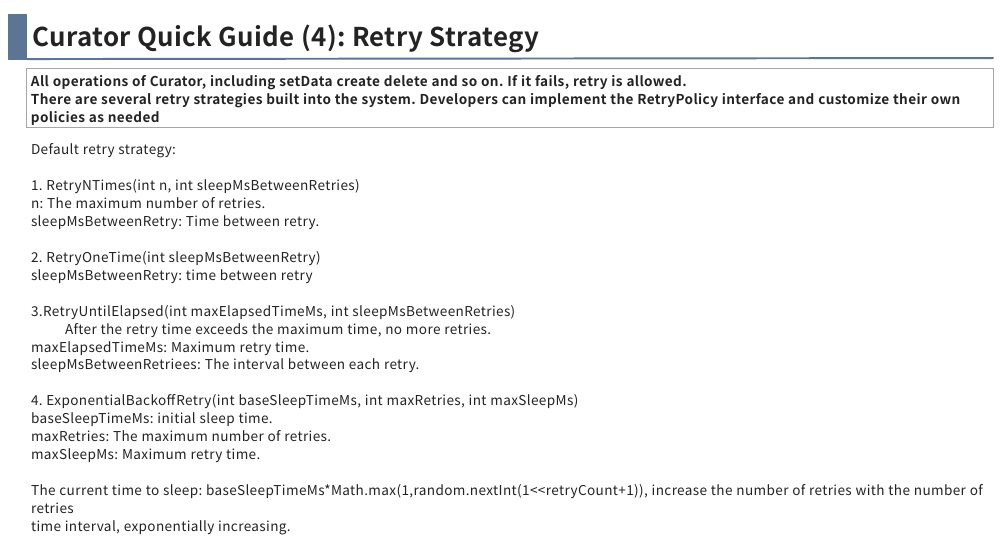
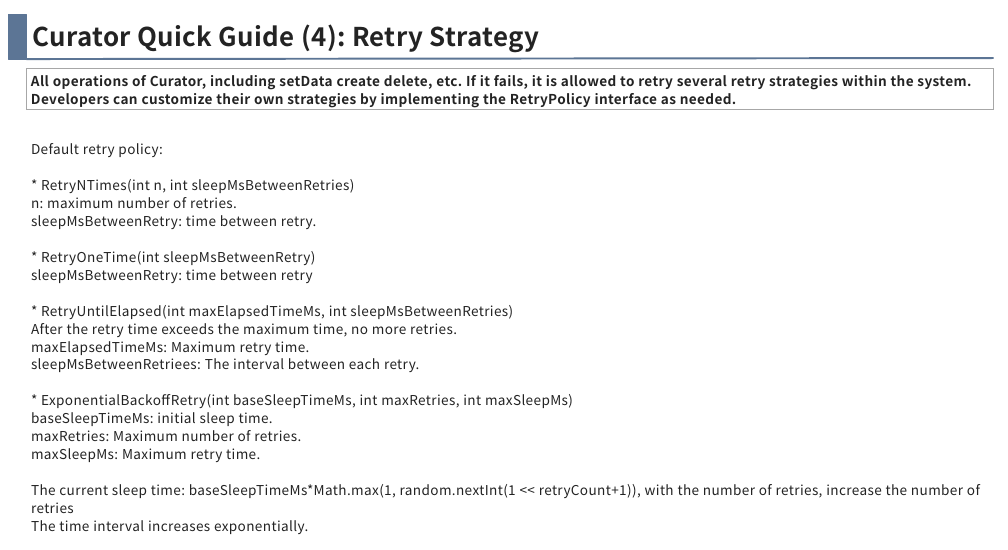
Before and after one commit to anigkus/anigkus.github.io, a slide deck: slide 12 of docs/assets/images/curator-internal-implementation-mechanism/Curator internal implementation mechanism-Anigkus.pptx. Drawn at 1008x550 pixels with LibreOffice and Linux fonts; fonts in the diff are those of the drawing. Boxes give left, top, right and bottom in pixels: in the first picture for what was removed or moved away, otherwise in the second. Text is boxed around its words. In the diff, an @@ line names an element or a change of style, - is before the commit and + after.

```diff
--- a/docs/assets/images/curator-internal-implementation-mechanism/Curator internal implementation mechanism-Anigkus.pptx
+++ b/docs/assets/images/curator-internal-implementation-mechanism/Curator internal implementation mechanism-Anigkus.pptx
@@ rectangle "All operations of Curator, including ...": place and size @@
-rectangle "All operations of Curator, including ..." at bbox=[27, 69, 994, 128]
+rectangle "All operations of Curator, including ..." at bbox=[27, 69, 994, 110]
@@ text in rectangle at bbox=[31, 75, 971, 108]: text changed @@
-All operations of Curator, including setData create delete and so on. If it fails, retry is allowed.
-There are several retry strategies built into the system. Developers can implement the RetryPolicy interface and customize their own policies as needed
+All operations of Curator, including setData create delete, etc. If it fails, it is allowed to retry several retry strategies within the system. Developers can customize their own strategies by implementing the RetryPolicy interface as needed.
@@ text at bbox=[31, 143, 355, 265]: text changed @@
-Default retry strategy:
-1. RetryNTimes(int n, int sleepMsBetweenRetries)
-n: The maximum number of retries.
-sleepMsBetweenRetry: Time between retry.
-2. RetryOneTime(int sleepMsBetweenRetry)
+Default retry policy:
+* RetryNTimes(int n, int sleepMsBetweenRetries)
+n: maximum number of retries.
+sleepMsBetweenRetry: time between retry.
+* RetryOneTime(int sleepMsBetweenRetry)
@@ text at bbox=[41, 305, 513, 319]: text changed @@
-3.RetryUntilElapsed(int maxElapsedTimeMs, int sleepMsBetweenRetries)
+* RetryUntilElapsed(int maxElapsedTimeMs, int sleepMsBetweenRetries)
@@ text at bbox=[41, 394, 573, 408]: text changed @@
-4. ExponentialBackoffRetry(int baseSleepTimeMs, int maxRetries, int maxSleepMs)
+* ExponentialBackoffRetry(int baseSleepTimeMs, int maxRetries, int maxSleepMs)
@@ text at bbox=[31, 430, 301, 441]: text changed @@
-maxRetries: The maximum number of retries.
+maxRetries: Maximum number of retries.
@@ text at bbox=[31, 484, 980, 534]: text changed @@
-The current time to sleep: baseSleepTimeMs*Math.max(1,random.nextInt(1<<retryCount+1)), increase the number of retries with the number of retries
-time interval, exponentially increasing.
+The current sleep time: baseSleepTimeMs*Math.max(1, random.nextInt(1 << retryCount+1)), with the number of retries, increase the number of retries
+The time interval increases exponentially.
```
Also in this commit, not shown: 3 other slides changed, 2 other files.
